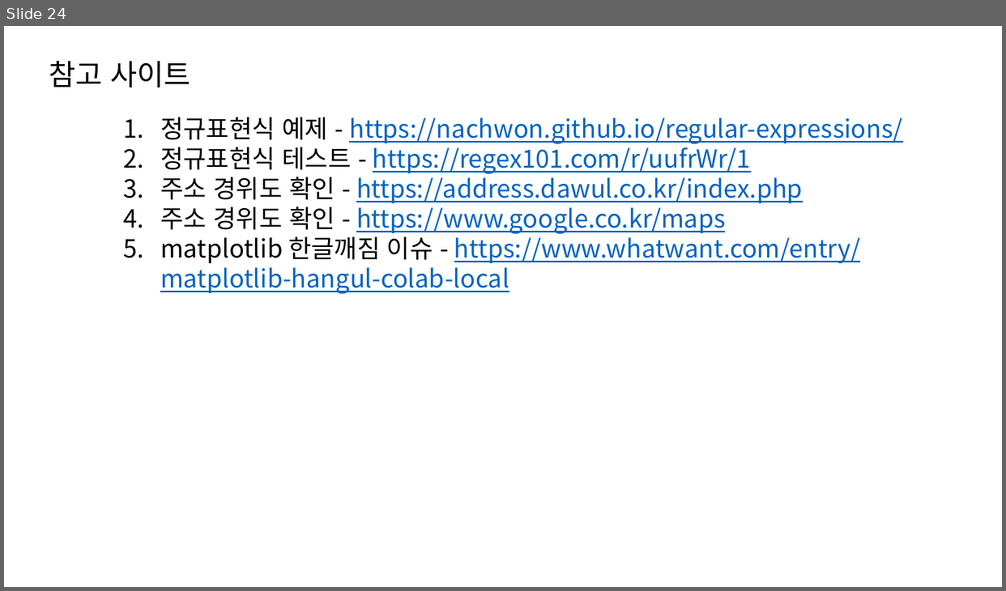
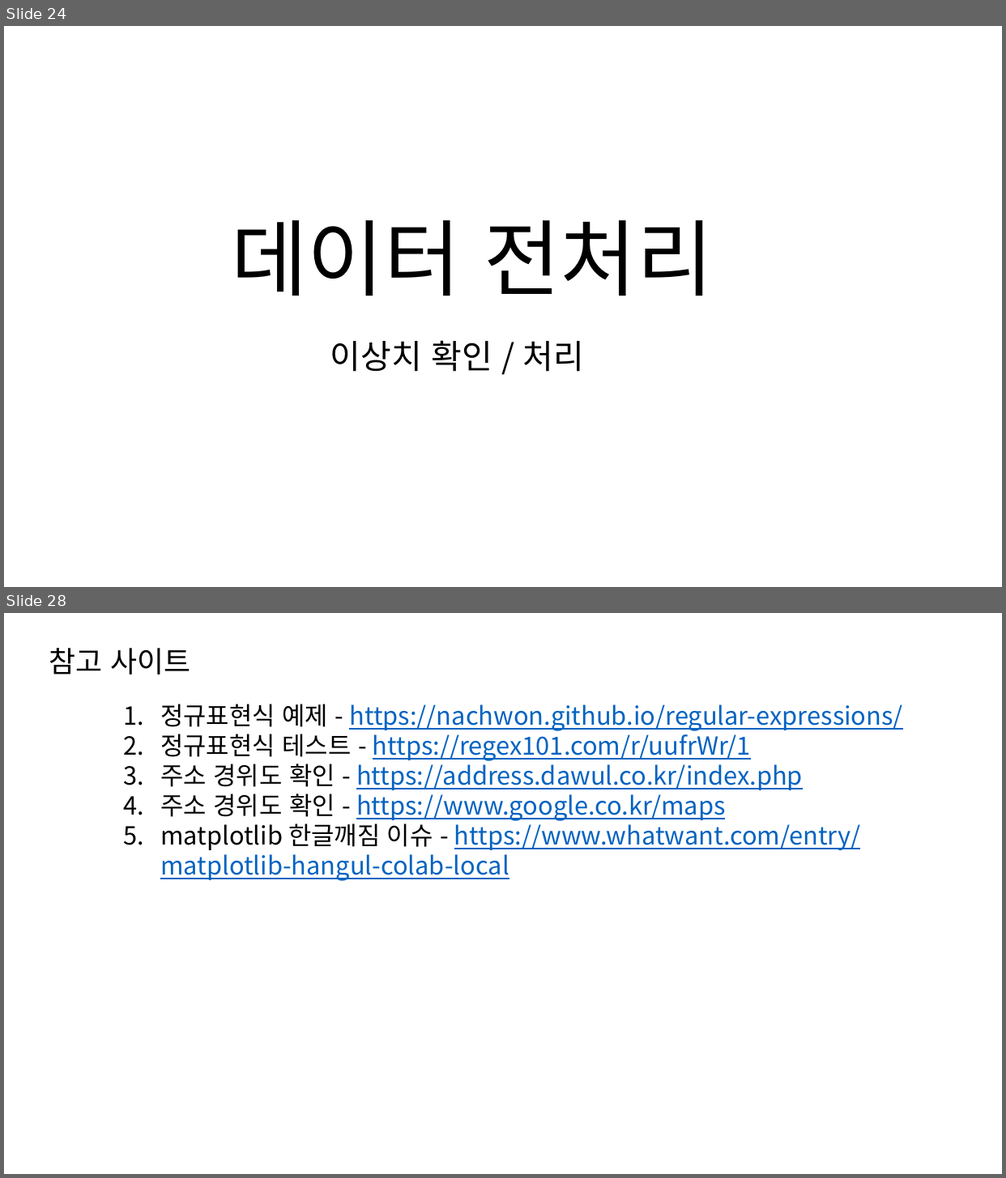
Before and after one commit to dev-hw/SeSAC-live_map, a slide deck: 230810.pptx. Shown one above the other, each under a label of ours: slide 24 before the commit, slides 24 and 28 after it; the slides between them are not shown. The pictures are 1006x591 and 1006x1178 pixels, drawn with LibreOffice and Linux fonts; fonts in the diff are those of the drawing. Boxes give left, top, right and bottom in pixels: in the first picture for what was removed or moved away, otherwise in the second. Text is boxed around its words. In the diff, an @@ line names an element or a change of style, - is before the commit and + after.

```diff
--- a/230810.pptx
+++ b/230810.pptx
@@ slide 24 added at box(4, 26, 1002, 587), background #FFFFFF @@
@@ text added at box(231, 220, 713, 296), 80 pt, text #000000 @@
+데이터 전처리
@@ text added at box(330, 340, 584, 372), 32 pt, text #000000 @@
+이상치 확인 / 처리
@@ what was slide 24 is now slide 28 @@
```
Also in this commit, not shown: 1 slide changed, 3 other slides added.
